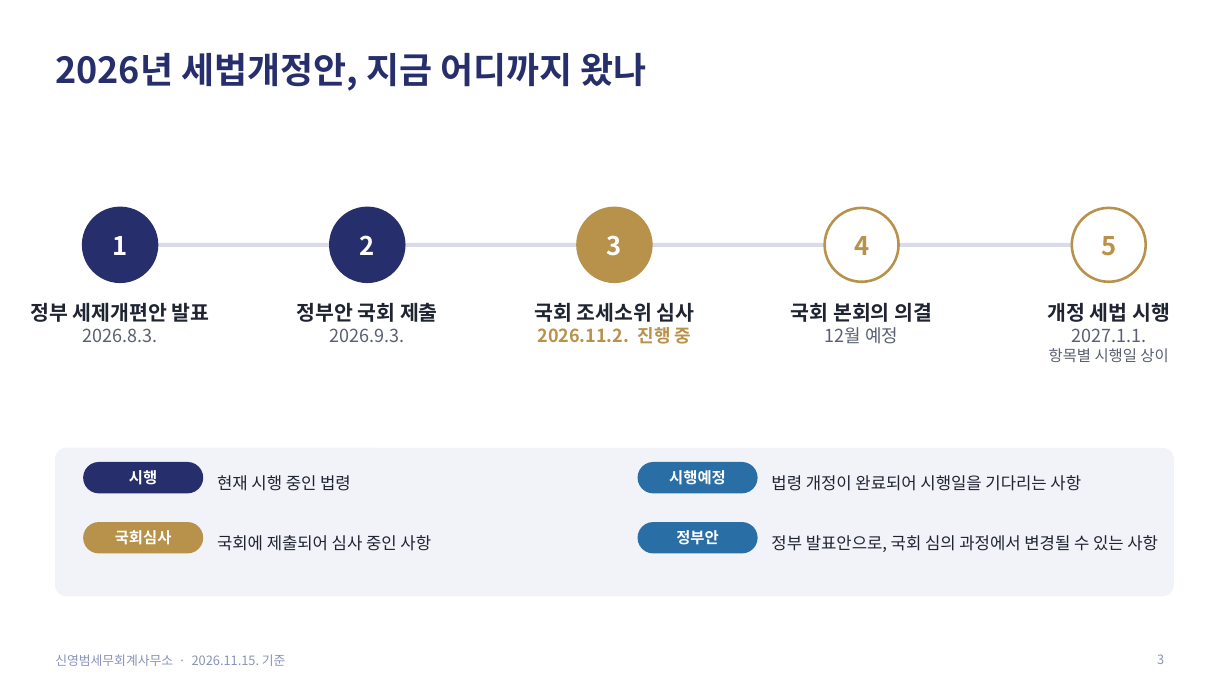
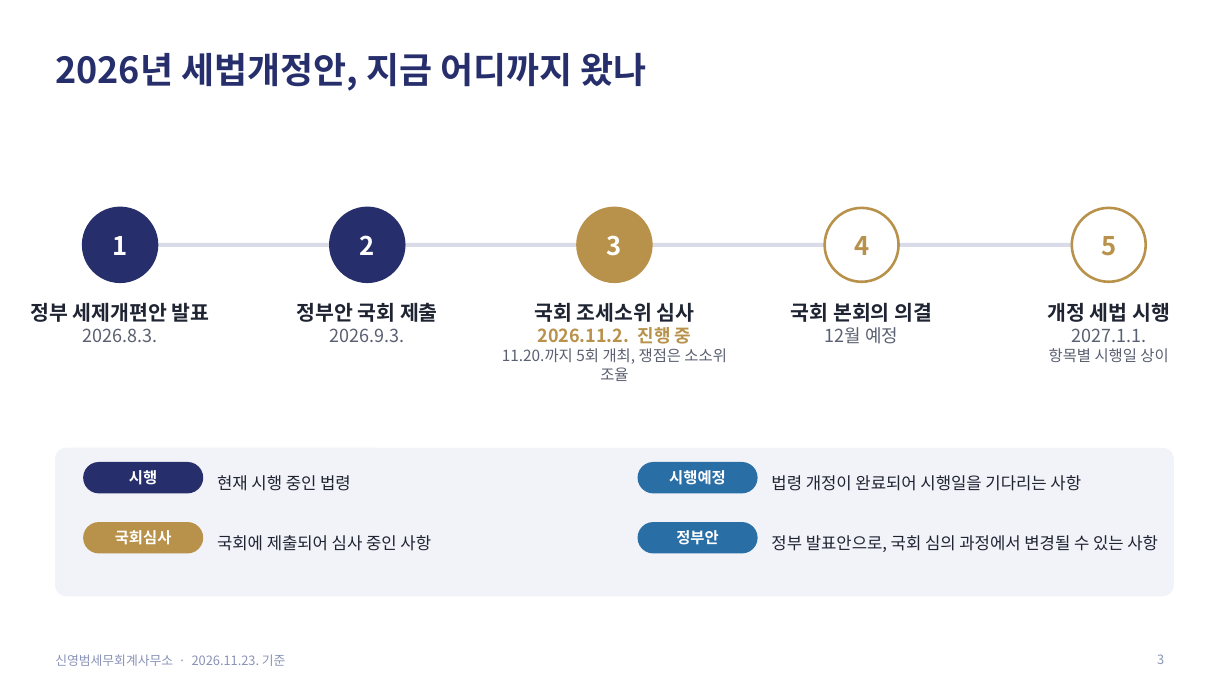
Before and after one commit to ctasyb-design/ctasyb-design.github.io, a slide deck: slide 3 of files/tax-law-update.pptx. Drawn at 1232x693 pixels with LibreOffice and Linux fonts; fonts in the diff are those of the drawing. Boxes give left, top, right and bottom in pixels: in the first picture for what was removed or moved away, otherwise in the second. Text is boxed around its words. In the diff, an @@ line names an element or a change of style, - is before the commit and + after.

```diff
--- a/files/tax-law-update.pptx
+++ b/files/tax-law-update.pptx
@@ text at (502, 348, 726, 381): paragraph added @@
+11.20.까지 5회 개최, 쟁점은 소소위 조율
@@ text at (55, 654, 286, 666): text changed @@
-신영범세무회계사무소 · 2026.11.15. 기준
+신영범세무회계사무소 · 2026.11.23. 기준
```
Also in this commit, not shown: 24 other slides changed, 2 slides added.
